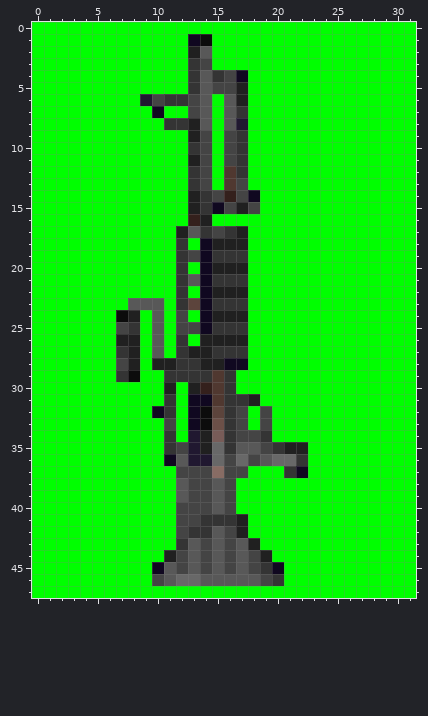
Two versions of one pixel-art sprite, Resources/Weapons/M60 Hog/Unloaded_Big.png. Above: the version before the commit.
The file is 32x48 pixels.
The result:
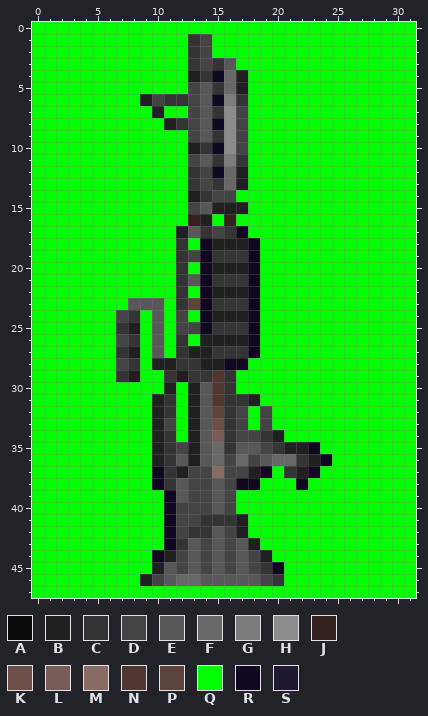
Palette (. is transparent): A #0c0c0c  B #202020  C #343434  D #444444  E #585858  F #686868  G #7c7c7c  H #8c8c8c  J #34201c  K #6c5048  L #785c58  M #886c64  N #503830  P #5c443c  Q #00ff00  R #100820  S #201830
Difference:
@@ x 5..26 @@
  0 QQQQQQQQQQQQQQQQQQQQQQ
- 1 QQQQQQQQRAQQQQQQQQQQQQ
- 2 QQQQQQQQBEQQQQQQQQQQQQ
- 3 QQQQQQQQCDQQQQQQQQQQQQ
- 4 QQQQQQQQCECDRQQQQQQQQQ
- 5 QQQQQQQQCEDDBQQQQQQQQQ
- 6 QQQQSDCCDEQEBQQQQQQQQQ
- 7 QQQQQRQQDEQECQQQQQQQQQ
- 8 QQQQQQCCBEQESQQQQQQQQQ
- 9 QQQQQQQQBDQDCQQQQQQQQQ
-10 QQQQQQQQCDQDCQQQQQQQQQ
-11 QQQQQQQQBDQDCQQQQQQQQQ
-12 QQQQQQQQCDQNCQQQQQQQQQ
-13 QQQQQQQQCDQNDQQQQQQQQQ
-14 QQQQQQQQBCDJDRQQQQQQQQ
-15 QQQQQQQQBCRDBDQQQQQQQQ
-16 QQQQQQQQJBQQQQQQQQQQQQ
-17 QQQQQQQBECDCBQQQQQQQQQ
-18 QQQQQQQCQRBBBQQQQQQQQQ
-19 QQQQQQQCDRCCCQQQQQQQQQ
-20 QQQQQQQCQRBBBQQQQQQQQQ
-21 QQQQQQQCERCCCQQQQQQQQQ
-22 QQQQQQQCQRBBBQQQQQQQQQ
-23 QQQEEEQCPRCCCQQQQQQQQQ
-24 QQABQEQDQRBBBQQQQQQQQQ
-25 QQDCQEQDDRCCCQQQQQQQQQ
-26 QQBBQEQCQBBBBQQQQQQQQQ
-27 QQCBQEQCBBCCCQQQQQQQQQ
-28 QQDBQBBCCBBRRQQQQQQQQQ
-29 QQCAQQCCCCNCQQQQQQQQQQ
-30 QQQQQQBQBJNCQQQQQQQQQQ
-31 QQQQQQCQRRNCCBQQQQQQQQ
-32 QQQQQRCQRAPCDQDQQQQQQQ
-33 QQQQQQDQRAKCDQDQQQQQQQ
-34 QQQQQQCQSBLCDDCQQQQQQQ
-35 QQQQQQCDSBFCEEDCBBQQQQ
-36 QQQQQQRESSFDFDEFFCQQQQ
-37 QQQQQQQDDDMDDQQQCRQQQQ
-38 QQQQQQQEDDEDQQQQQQQQQQ
-39 QQQQQQQEDDEDQQQQQQQQQQ
-40 QQQQQQQDDDEDQQQQQQQQQQ
-41 QQQQQQQDDCCCBQQQQQQQQQ
-42 QQQQQQQDCCEDBQQQQQQQQQ
-43 QQQQQQQCEDEDEBQQQQQQQQ
-44 QQQQQQBDEDEDEDBQQQQQQQ
-45 QQQQQREDEDEDEDCRQQQQQQ
-46 QQQQQDEFFEEEEEDCQQQQQQ
+ 1 QQQQQQQQCDQQQQQQQQQQQQ
+ 2 QQQQQQQQCDQQQQQQQQQQQQ
+ 3 QQQQQQQQCDCEQQQQQQQQQQ
+ 4 QQQQQQQQBCRFBQQQQQQQQQ
+ 5 QQQQQQQQDECFBQQQQQQQQQ
+ 6 QQQQBDCCDERGCQQQQQQQQQ
+ 7 QQQQQBQQDECHDQQQQQQQQQ
+ 8 QQQQQQBCDERHDQQQQQQQQQ
+ 9 QQQQQQQQDECHDQQQQQQQQQ
+10 QQQQQQQQBCRHDQQQQQQQQQ
+11 QQQQQQQQDECGCQQQQQQQQQ
+12 QQQQQQQQCDRFBQQQQQQQQQ
+13 QQQQQQQQCDCFBQQQQQQQQQ
+14 QQQQQQQQBCDDQQQQQQQQQQ
+15 QQQQQQQQDEBBBQQQQQQQQQ
+16 QQQQQQQQJBQJQQQQQQQQQQ
+17 QQQQQQQBECDCRQQQQQQQQQ
+18 QQQQQQQCQRBBBRQQQQQQQQ
+19 QQQQQQQCDRCCCRQQQQQQQQ
+20 QQQQQQQCQRBBBRQQQQQQQQ
+21 QQQQQQQCERCCCRQQQQQQQQ
+22 QQQQQQQCQRBBBRQQQQQQQQ
+23 QQQEEEQCPRCCCRQQQQQQQQ
+24 QQDCQEQDQRBBBRQQQQQQQQ
+25 QQCBQEQDDRCCCRQQQQQQQQ
+26 QQDCQEQCQBBBBRQQQQQQQQ
+27 QQCBQEQCBBCCCRQQQQQQQQ
+28 QQDCQBBCCBBRRQQQQQQQQQ
+29 QQCBQQCBCCNCQQQQQQQQQQ
+30 QQQQQQBQBENCQQQQQQQQQQ
+31 QQQQQBCQBENCCBQQQQQQQQ
+32 QQQQQBCQBEPCDQDQQQQQQQ
+33 QQQQQBDQBEKCDQDQQQQQQQ
+34 QQQQQBCQBELCDDCBQQQQQQ
+35 QQQQQBCDBEFCEEDCBBRQQQ
+36 QQQQQBCEBEFDFDEFFCBRQQ
+37 QQQQQRCBDDMDDBRQCBRQQQ
+38 QQQQQRCEDDEDRRQQQRQQQQ
+39 QQQQQQREDDEDQQQQQQQQQQ
+40 QQQQQQRDDDEDQQQQQQQQQQ
+41 QQQQQQRDDCCCBQQQQQQQQQ
+42 QQQQQQRDCCEDBQQQQQQQQQ
+43 QQQQQQRCEDEDEBQQQQQQQQ
+44 QQQQQRBDEDEDEDBQQQQQQQ
+45 QQQQQBEDEDEDEDCRQQQQQQ
+46 QQQQBDEFFEEEEEDCQQQQQQ
 47 QQQQQQQQQQQQQQQQQQQQQQ
Changed places in both pictures, as pixel boxes (x1, y1, x2, y2):
changed: (116, 34, 332, 586)
